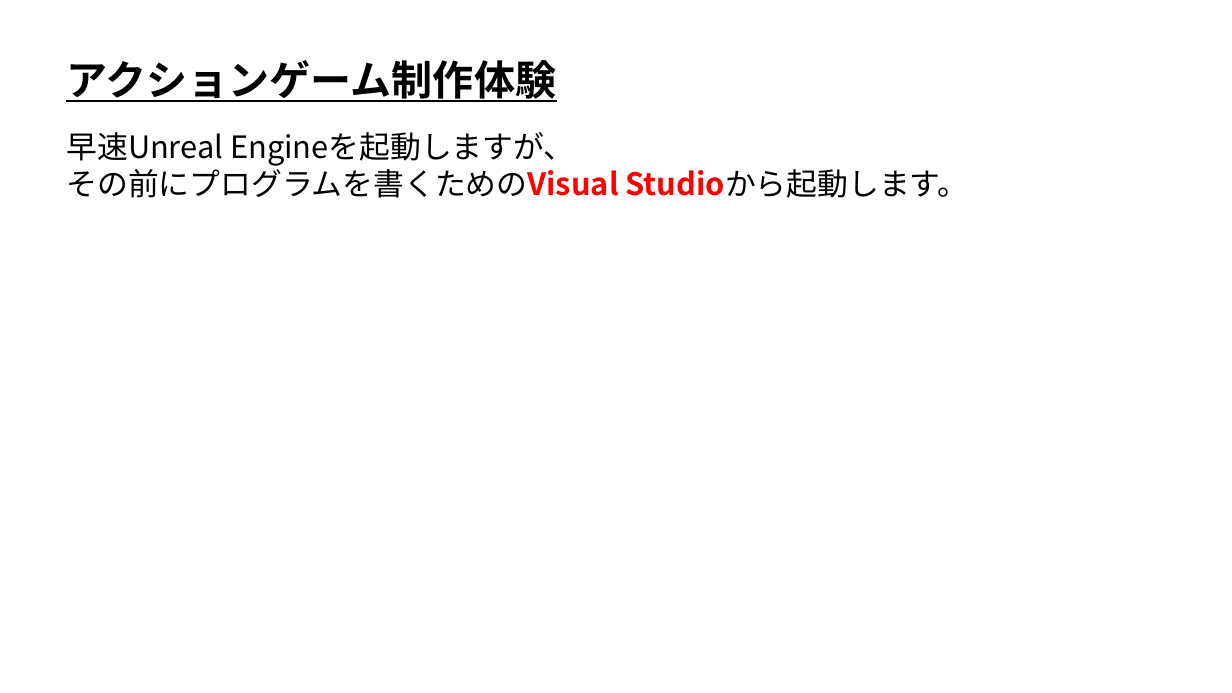
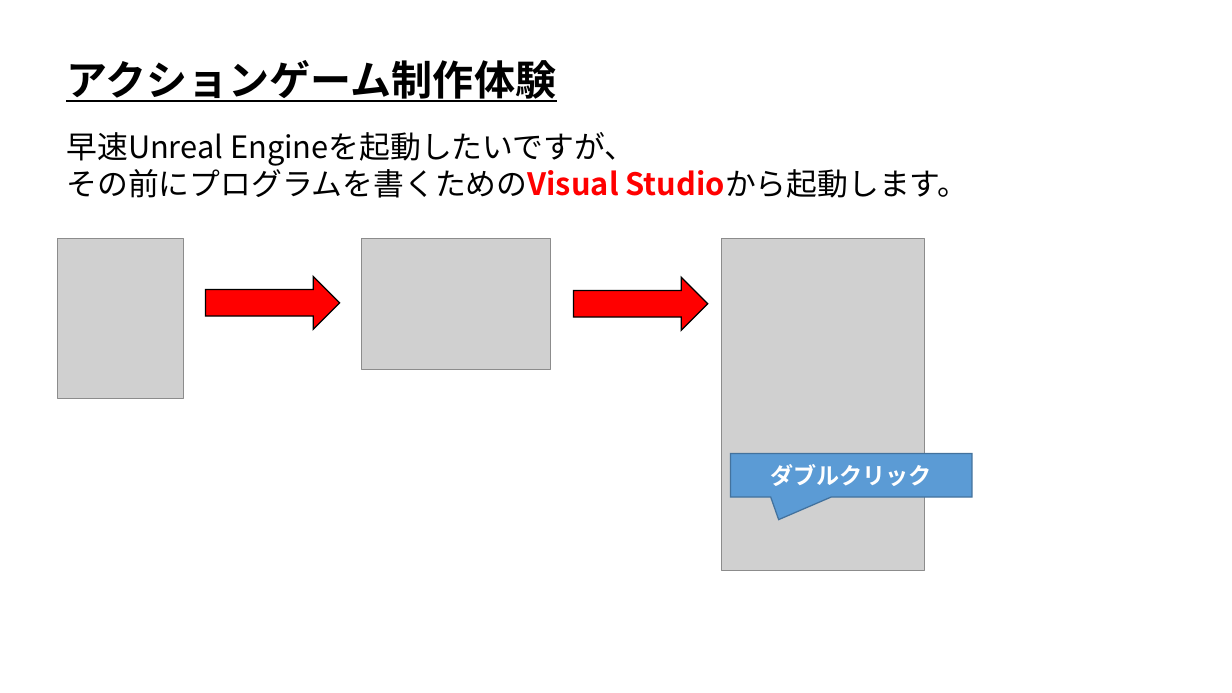
Before and after one commit to ArakiYusuke-Ohara/UnrealEngine, a slide deck: slide 3 of Projects/OpenCanpas01/UE_アクションゲーム制作体験.pptx. Drawn at 1232x693 pixels with LibreOffice and Linux fonts; fonts in the diff are those of the drawing; grey boxes stand for pictures. Boxes give left, top, right and bottom in pixels: in the first picture for what was removed or moved away, otherwise in the second. Text is boxed around its words. In the diff, an @@ line names an element or a change of style, - is before the commit and + after.

Commit message:
ヒットストップをBPで調整できるようにした。あと説明資料用に微修正。

```diff
--- a/Projects/OpenCanpas01/UE_アクションゲーム制作体験.pptx
+++ b/Projects/OpenCanpas01/UE_アクションゲーム制作体験.pptx
@@ text at (66, 132, 635, 166): text changed @@
-早速Unreal Engineを起動しますが、
+早速Unreal Engineを起動したいですが、
@@ picture added at (57, 238, 183, 398) @@
@@ picture added at (361, 238, 550, 370) @@
@@ picture added at (721, 239, 924, 570) @@
@@ right arrow added at (205, 276, 339, 329), fill #FF0000, outline #000000 1 pt @@
@@ right arrow added at (574, 277, 708, 330), fill #FF0000, outline #000000 1 pt @@
@@ speech box added at (731, 454, 972, 497), fill #5B9BD5, outline #43739E 1 pt, 18 pt, text #FFFFFF, bold @@
+ダブルクリック
```
Also in this commit, not shown: 13 other slides changed, 1 slide added, 9 other files.
